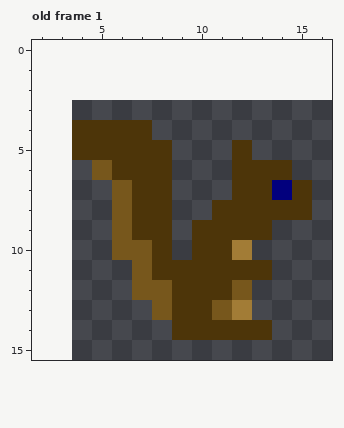
Pixel-art file, stored at art/squirrel/squirrel.ase. The first picture shows the starting point.
13x13 pixels, 1 frame. Shown: old frame 1: x 2..16, y 0..15. The old version is drawn lined up with the new one, on the new canvas. The commit also changed other frames, which this record leaves out.
The same view after the edit:
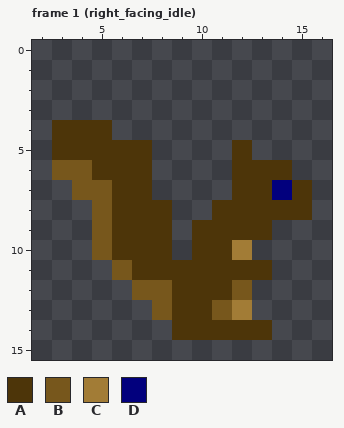
Palette (. is transparent): A #4d3509  B #77571c  C #a27c36  D #02007d
A new or re-ordered frame is compared with the old frame closest to it.
The commit says: add squirrel sprite sheet idle animations
What changed:
canvas 13x13 -> 18x18, the old top-left corner now at 4,3
frames 1 -> 8
Changed rows in their new state; - is an unchanged pixel.
Frame 1 (right_facing_idle) is new; against old frame 1:
first column x 3:
 4 A--..-
 5 A----.
 6 BBA--.
 7 -BBA-.
 8 --BA--
 9 --BA--
10 --BAA-
11 ---BA-
Pixel boxes of the changes (left, top, right, bottom) in both pictures:
changed: (52, 120, 172, 280)
